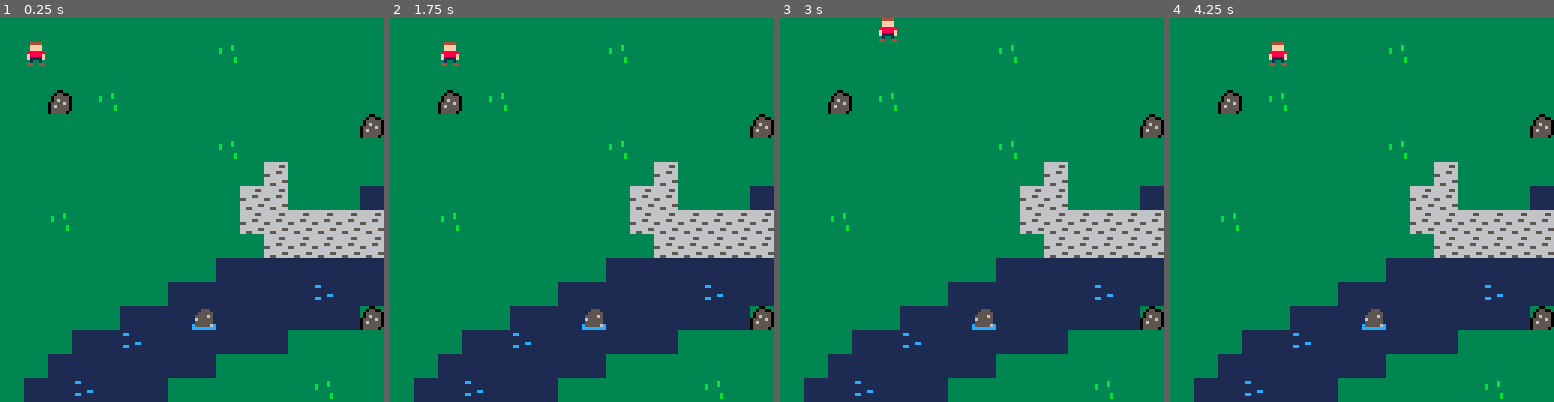
Above: before the commit, frames 1-4 (left to right).
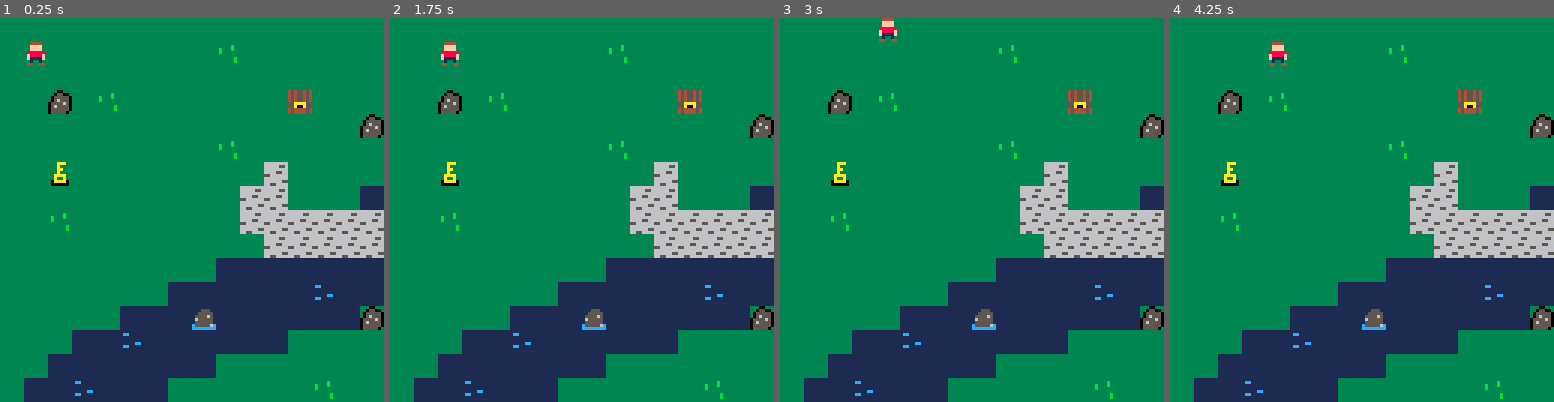
Above: after the commit, the same moments.

Repository: ndorsett333/adventuregame
Game: PICO-8 cartridge adventuregame.p8
The game is run twice, just before and just after one commit, with the same random seed, the same clock (stepped at 60 frames per second) and the same inputs.
Inputs:
- Up to frame 1 (0.25 s): no input
- Up to frame 2 (1.75 s): hold Right from 1.6 s (still down)
- Up to frame 3 (3 s): release Right at 2.1 s; hold Up 2.15-2.42 s; hold Right from 2.47 s (still down)
- Up to frame 4 (4.25 s): release Right at 3.03 s; hold Left 3.08-3.58 s; hold Down 3.63-3.97 s; hold Right from 4.02 s (still down)

The runs differ from the first frame. In frame 1, 0.5% of the frame differs, in the area x 13-82%, y 18-44%; in frame 2, 0.5%; in frame 3, 0.5%; in frame 4, 0.5%.

Commit message:
added key,chest, and logic for both

Diff:
--- a/adventuregame.p8
+++ b/adventuregame.p8
@@ -44,6 +44,10 @@
 
 function draw_map()
 
+	mapx=flr(p.x/16)*16
+	mapy=flr(p.y/16)*16
+	camera(mapx*8,mapy*8)
+
 	map(0,0,0,0,128,64)
 
 end
@@ -59,6 +63,29 @@
 function can_move(x,y)
 
 	return not is_tile(wall,x,y)
+
+end
+
+function swap_tile(x,y)
+
+	tile=mget(x,y)
+	mset(x,y,tile+1)
+
+end
+
+function get_key(x,y)
+
+	p.keys+=1
+	tile=mget(x,y)
+	swap_tile(x,y)
+
+	if tile==19 then
+		sfx(1)
+	else
+		sfx(2)
+	end
+
+	--sfx(2)
 
 end
 -->8
@@ -89,6 +116,8 @@
 	if(btnp(⬆️)) newy-=1
 	if(btnp(⬇️)) newy+=1
 
+	interact(newx,newy)
+
 	if(can_move(newx,newy)) then
 
 		p.x=mid(0,newx,127)
@@ -97,6 +126,18 @@
 	else
 
 		sfx(0)
+
+	end
+
+end
+
+
+
+function interact(x,y)
+
+	if(is_tile(key,x,y)) then
+
+		get_key(x,y)
 
 	end
 
@@ -110,25 +151,25 @@
 0070070033333333333333b305655550111111111cc1111115555551666666666666666666666666000000000000000000000000000000000000000000000000
 0000000033333333333333b3055555501111111111111111c555556c666666666666665555655565000000000000000000000000000000000000000000000000
 000000003333333333333333055555031111111111111111cccccccc666666666655666666666666000000000000000000000000000000000000000000000000
-00444400000000000000000000000000000000000000000000000000000000000000000000000000000000000000000000000000000000000000000000000000
-00ffff00000000000000000000000000000000000000000000000000000000000000000000000000000000000000000000000000000000000000000000000000
-00ffff00000000000000000000000000000000000000000000000000000000000000000000000000000000000000000000000000000000000000000000000000
-08888880000000000000000000000000000000000000000000000000000000000000000000000000000000000000000000000000000000000000000000000000
-0f8888f0000000000000000000000000000000000000000000000000000000000000000000000000000000000000000000000000000000000000000000000000
-0f1111f0000000000000000000000000000000000000000000000000000000000000000000000000000000000000000000000000000000000000000000000000
-00100100000000000000000000000000000000000000000000000000000000000000000000000000000000000000000000000000000000000000000000000000
-04400440000000000000000000000000000000000000000000000000000000000000000000000000000000000000000000000000000000000000000000000000
+00444400333aaa333333333345455454454554540000000000000000000000000000000000000000000000000000000000000000000000000000000000000000
+00ffff00333a3333333333334545545445aaaa540000000000000000000000000000000000000000000000000000000000000000000000000000000000000000
+00ffff00333aa333333333334545545400a00a000000000000000000000000000000000000000000000000000000000000000000000000000000000000000000
+08888880333a33333333333345455454000000000000000000000000000000000000000000000000000000000000000000000000000000000000000000000000
+0f8888f033aaaa333333333355aaaa55000000000000000000000000000000000000000000000000000000000000000000000000000000000000000000000000
+0f1111f033a33a333333333355a00a55000000000000000000000000000000000000000000000000000000000000000000000000000000000000000000000000
+0010010030aaaa033333333345444454454444540000000000000000000000000000000000000000000000000000000000000000000000000000000000000000
+04400440300000033333333345444454454444540000000000000000000000000000000000000000000000000000000000000000000000000000000000000000
 __gff__
-0000000101010100000100000000000000000000000000000000000000000000000000000000000000000000000000000000000000000000000000000000000000000000000000000000000000000000000000000000000000000000000000000000000000000000000000000000000000000000000000000000000000000000
+0000000101010100000100000000000000020003010000000000000000000000000000000000000000000000000000000000000000000000000000000000000000000000000000000000000000000000000000000000000000000000000000000000000000000000000000000000000000000000000000000000000000000000
 0000000000000000000000000000000000000000000000000000000000000000000000000000000000000000000000000000000000000000000000000000000000000000000000000000000000000000000000000000000000000000000000000000000000000000000000000000000000000000000000000000000000000000
 __map__
 0101010101010101010101010101010101010104040404010101010101010101000000000000000000000000000000000000000000000000000000000000000000000000000000000000000000000000000000000000000000000000000000000000000000000000000000000000000000000000000000000000000000000000
 0101010101010101010201010101010102010104040404010101010101010101000000000000000000000000000000000000000000000000000000000000000000000000000000000000000000000000000000000000000000000000000000000000000000000000000000000000000000000000000000000000000000000000
 0101010101010101010101010101010101010104050405010101010101010101000000000000000000000000000000000000000000000000000000000000000000000000000000000000000000000000000000000000000000000000000000000000000000000000000000000000000000000000000000000000000000000000
-0101030102010101010101010101010101010104040404010101010101030101000000000000000000000000000000000000000000000000000000000000000000000000000000000000000000000000000000000000000000000000000000000000000000000000000000000000000000000000000000000000000000000000
+0101030102010101010101011301010101010104040404010101010101030101000000000000000000000000000000000000000000000000000000000000000000000000000000000000000000000000000000000000000000000000000000000000000000000000000000000000000000000000000000000000000000000000
 0101010101010101010101010101010301010404060404010101010101010101000000000000000000000000000000000000000000000000000000000000000000000000000000000000000000000000000000000000000000000000000000000000000000000000000000000000000000000000000000000000000000000000
 0101010101010101010201010101010101040404040401010101010101010101000000000000000000000000000000000000000000000000000000000000000000000000000000000000000000000000000000000000000000000000000000000000000000000000000000000000000000000000000000000000000000000000
-0101010101010101010101080101010104040404010101010101010201010101000000000000000000000000000000000000000000000000000000000000000000000000000000000000000000000000000000000000000000000000000000000000000000000000000000000000000000000000000000000000000000000000
+0101110101010101010101080101010104040404010101010101010201010101000000000000000000000000000000000000000000000000000000000000000000000000000000000000000000000000000000000000000000000000000000000000000000000000000000000000000000000000000000000000000000000000
 0101010101010101010108080101010405040401010101010101010101010101000000000000000000000000000000000000000000000000000000000000000000000000000000000000000000000000000000000000000000000000000000000000000000000000000000000000000000000000000000000000000000000000
 0101020101010101010108080808080808080808010101020101010101010101000000000000000000000000000000000000000000000000000000000000000000000000000000000000000000000000000000000000000000000000000000000000000000000000000000000000000000000000000000000000000000000000
 0101010101010101010101080808080808080808080101010101010201010101000000000000000000000000000000000000000000000000000000000000000000000000000000000000000000000000000000000000000000000000000000000000000000000000000000000000000000000000000000000000000000000000
Not shown, changed: the sound effects (__sfx__) section of adventuregame.p8
